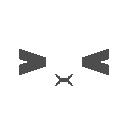
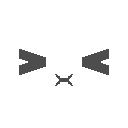
Comparing the layer stacks of the two 128×128 images. Changes:
painted on "Rectangle 1 copy 7" over <box>20,59,28,65</box>
painted on "Rectangle 1 copy 5" over <box>103,59,108,65</box>
